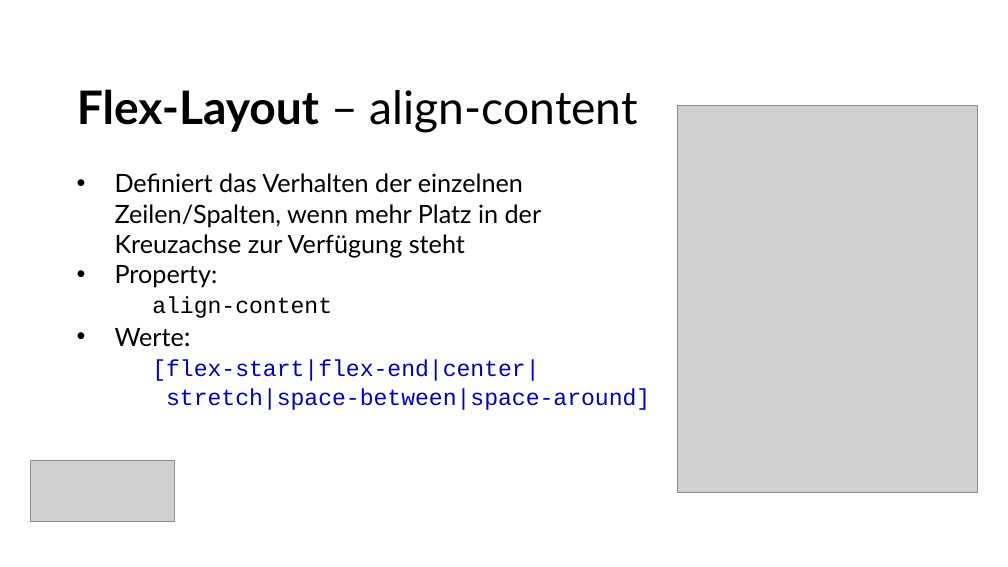
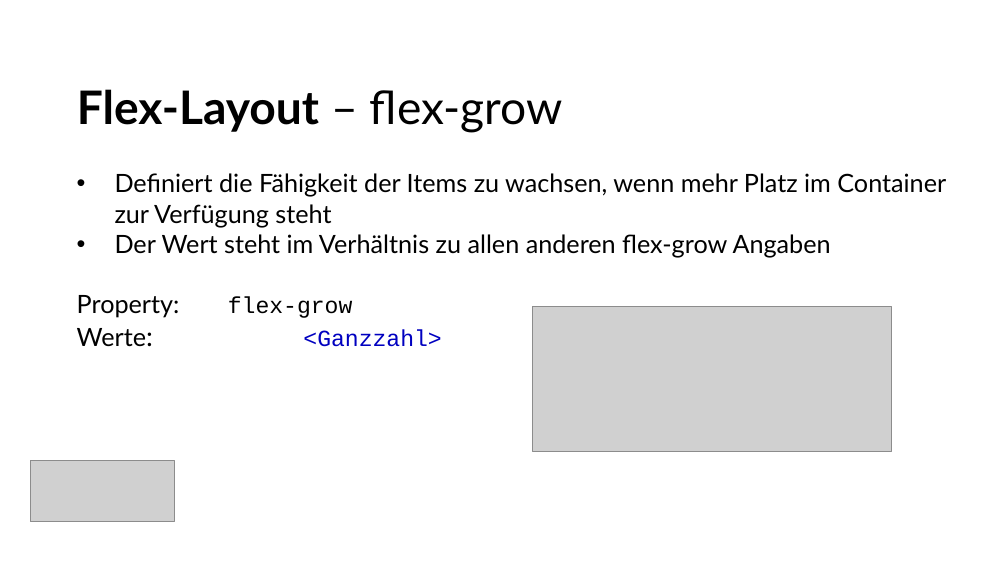
Before and after one commit to betera/css_layout, a slide deck: slide 31 of CSS_Layout.pptx. Drawn at 1008x567 pixels with LibreOffice and Linux fonts; fonts in the diff are those of the drawing; grey boxes stand for pictures; background and template pictures are left out. Boxes give left, top, right and bottom in pixels: in the first picture for what was removed or moved away, otherwise in the second. Text is boxed around its words. In the diff, an @@ line names an element or a change of style, - is before the commit and + after.

```diff
--- a/CSS_Layout.pptx
+++ b/CSS_Layout.pptx
@@ title at bbox=[77, 89, 563, 133]: text changed; bold on @@
-Flex-Layout – align-content
+Flex-Layout – flex-grow
@@ picture removed at bbox=[678, 106, 977, 493] @@
@@ text at bbox=[77, 173, 946, 347]: text changed @@
-• Definiert das Verhalten der einzelnen Zeilen/Spalten, wenn mehr Platz in der Kreuzachse zur Verfügung steht
-• Property:
-align-content
-• Werte:
-[flex-start|flex-end|center|
-stretch|space-between|space-around]
+• Definiert die Fähigkeit der Items zu wachsen, wenn mehr Platz im Container zur Verfügung steht
+• Der Wert steht im Verhältnis zu allen anderen flex-grow Angaben
+Property: flex-grow
+Werte: <Ganzzahl>
@@ picture added at bbox=[533, 306, 892, 451] @@
```
Also in this commit, not shown: 17 other slides changed, 11 slides added, 20 other files.
